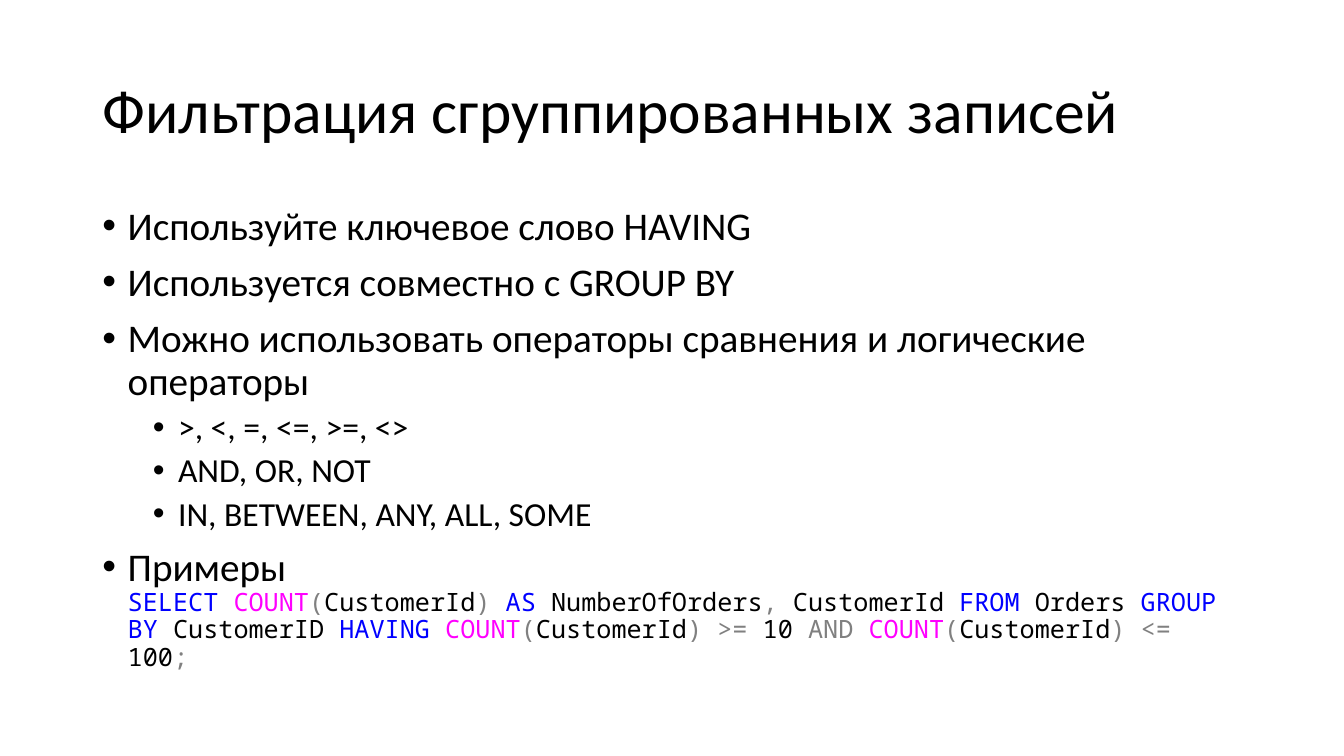
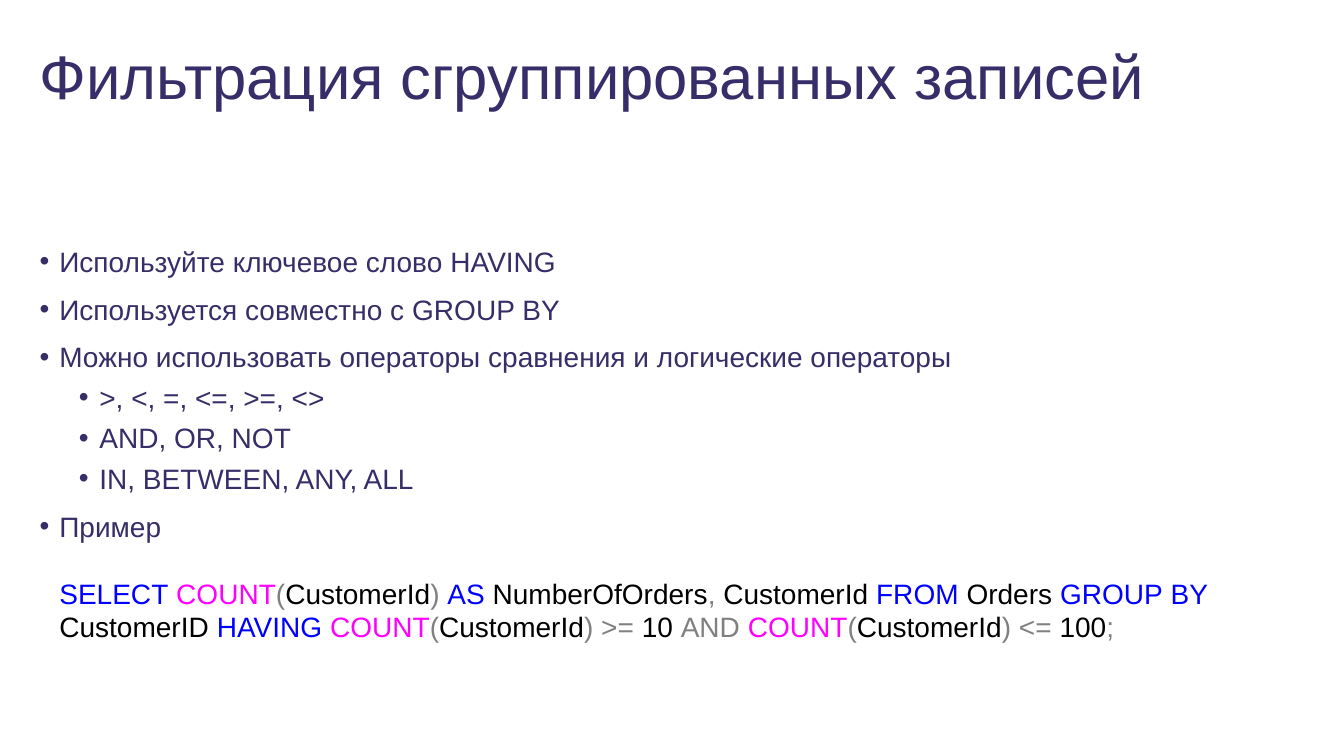
Before and after one commit to dmitriykuptsov/SQL, a slide deck: slide 32 of sql.pptx (slide 23 before the commit). Drawn at 1344x756 pixels with LibreOffice and Linux fonts; fonts in the diff are those of the drawing; background and template pictures are left out. Boxes give left, top, right and bottom in pixels: in the first picture for what was removed or moved away, otherwise in the second. Text is boxed around its words. In the diff, an @@ line names an element or a change of style, - is before the commit and + after.

```diff
--- a/sql.pptx
+++ b/sql.pptx
@@ title "Фильтрация сгруппированных записей": place and size @@
-title "Фильтрация сгруппированных записей" at (102,91,1119,143)
+title "Фильтрация сгруппированных записей" at (40,53,1144,111)
@@ title "Фильтрация сгруппированных записей" at (40,53,1144,111): font Calibri to Arial, text colour #000000 to #372D68; line spacing 0.9 to 1; vertical alignment middle to top @@
@@ text "Используйте ключевое слово HAVING": place and size @@
-text "Используйте ключевое слово HAVING" at (128,213,1217,670)
+text "Используйте ключевое слово HAVING" at (59,251,1208,643)
@@ text at (59,251,951,452): size 28 to 20 pt in "Используйте ключевое слово HAVING", "Используется совместно с GROUP BY", "Можно использовать операторы сравнения и логические оператор ..."; font Calibri to Arial, text colour #000000 to #372D68 in "Используйте ключевое слово HAVING", "Используется совместно с GROUP BY", "Можно использовать операторы сравнения и логические оператор ...", ">, <, =, <=, >=, <>" and 1 more places; size 24 to 20 pt in ">, <, =, <=, >=, <>", "AND, OR, NOT"; indent changed; line spacing 0.9 to 1 @@
@@ text at (59,469,1208,643): text changed; size 18 to 20 pt; font Noto Sans Mono to Arial @@
-  • IN, BETWEEN, ANY, ALL, SOME
-• Примеры
-  SELECT COUNT(CustomerId) AS NumberOfOrders, CustomerId FROM Orders GROUP BY CustomerID HAVING COUNT(CustomerId) >= 10 AND COUNT(CustomerId) <= 100;
+  • IN, BETWEEN, ANY, ALL
+• Пример
+  SELECT COUNT(CustomerId) AS NumberOfOrders, CustomerId FROM Orders GROUP BY CustomerID HAVING COUNT(CustomerId) >= 10 AND COUNT(CustomerId) <= 100;
```
Also in this commit, not shown: 57 other slides changed, 7 slides added, 7 slides removed, 3 other files.
